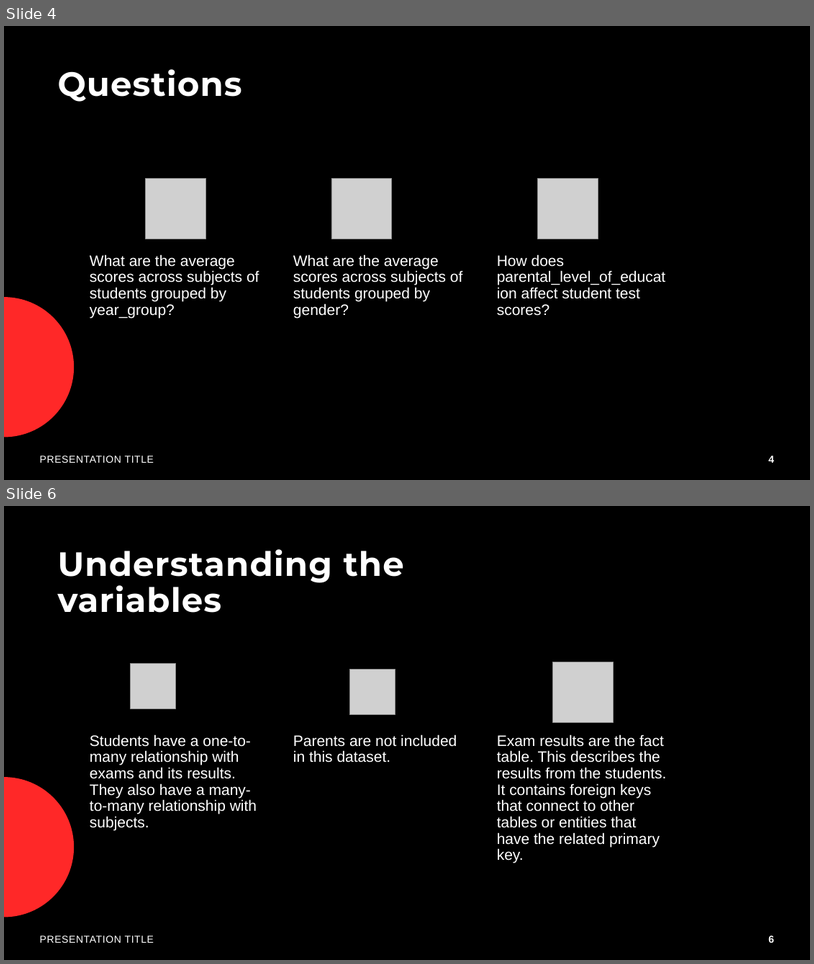
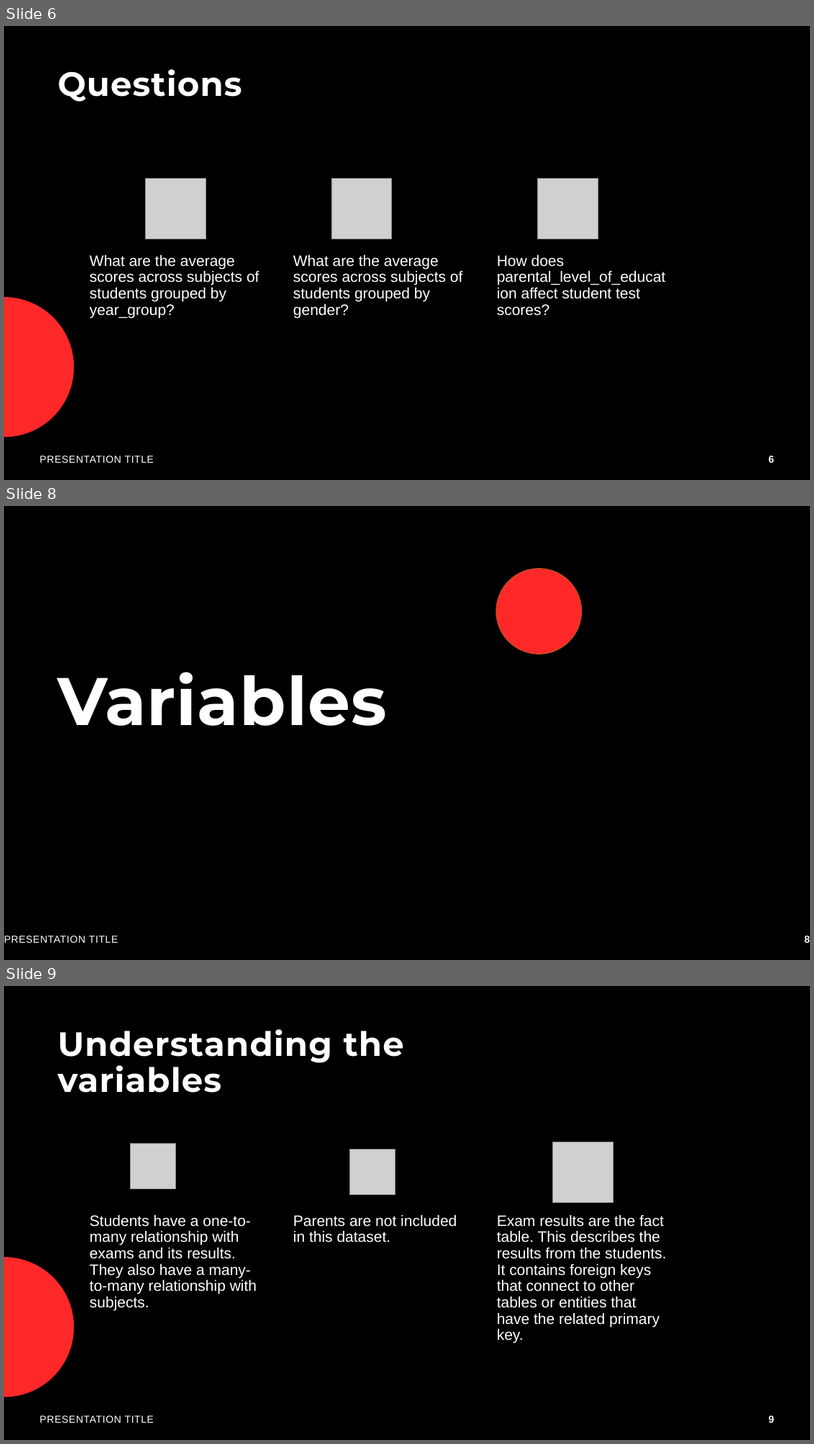
Before and after one commit to realaaron/DataAnalysisTraining, a slide deck: Project/Project0.pptx. Shown one above the other, each under a label of ours: slides 4 and 6 before the commit, slides 6, 8 and 9 after it; the slides between them are not shown. The pictures are 814x964 and 814x1444 pixels, drawn with LibreOffice and Linux fonts; fonts in the diff are those of the drawing; grey boxes stand for pictures; background and template pictures are left out. Boxes give left, top, right and bottom in pixels: in the first picture for what was removed or moved away, otherwise in the second. Text is boxed around its words. In the diff, an @@ line names an element or a change of style, - is before the commit and + after.

```diff
--- a/Project/Project0.pptx
+++ b/Project/Project0.pptx
@@ slide 8 added at (4, 506, 810, 960), background #000000 @@
@@ ellipse added at (496, 569, 581, 654), fill #FF2828, outline #BD541E 1 pt @@
@@ title added at (58, 672, 387, 726), 80 pt, text #FFFFFF, bold @@
+Variables
@@ text added at (4, 935, 118, 942), 12 pt, text #FFFFFF @@
+PRESENTATION TITLE
@@ page number added at (805, 935, 810, 942), 12 pt, text #FFFFFF, bold @@
+8
@@ what was slide 4 is now slide 6 @@
@@ page number at (769, 455, 774, 462): text changed @@
-4
+6
@@ what was slide 6 is now slide 9 @@
```
Also in this commit, not shown: 6 slides changed, 7 other slides added.
